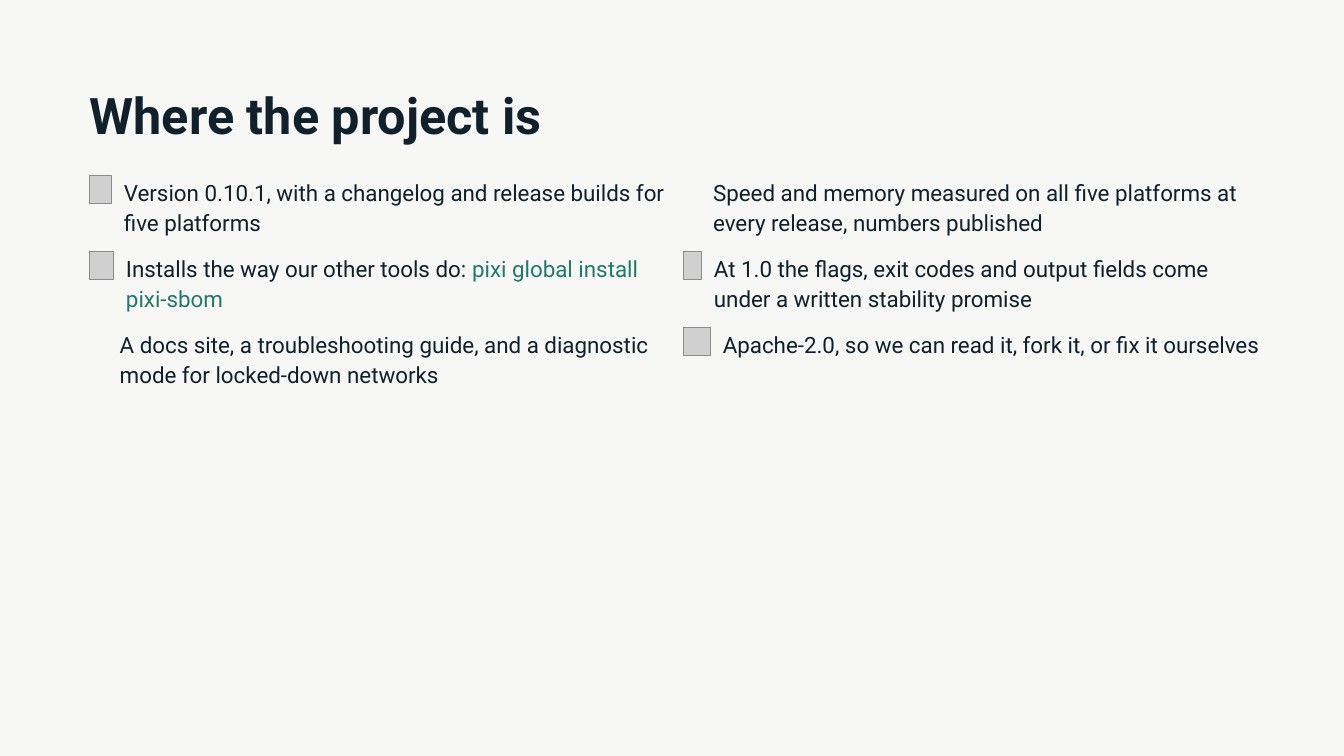
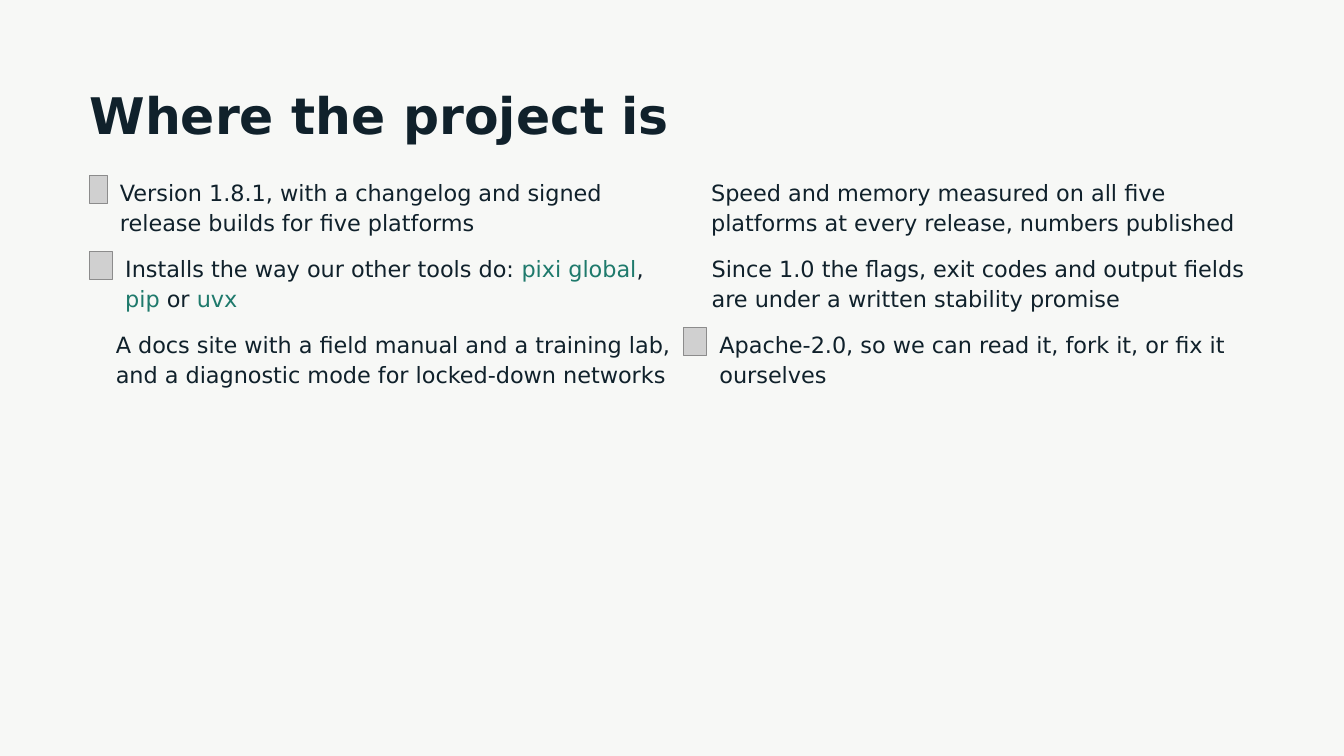
Before and after one commit to aesir-oss/pixi-sbom, a slide deck: slide 11 of docs/presentations/engineering-management/pixi-sbom-engineering.pptx. Drawn at 1344x756 pixels with LibreOffice and Linux fonts; fonts in the diff are those of the drawing; grey boxes stand for pictures; background and template pictures are left out. Boxes give left, top, right and bottom in pixels: in the first picture for what was removed or moved away, otherwise in the second. Text is boxed around its words. In the diff, an @@ line names an element or a change of style, - is before the commit and + after.

```diff
--- a/docs/presentations/engineering-management/pixi-sbom-engineering.pptx
+++ b/docs/presentations/engineering-management/pixi-sbom-engineering.pptx
@@ font Roboto to DejaVu Sans in 3 elements at [711,184,1235,236], [719,336,1225,384], [90,95,669,145] @@
@@ picture: place and size @@
-picture at [90,175,112,204]
+picture at [90,175,108,204]
@@ text at [120,184,602,236]: text changed; font Roboto to DejaVu Sans @@
-Version 0.10.1, with a changelog and release builds for five platforms
+Version 1.8.1, with a changelog and signed release builds for five platforms
@@ text at [125,260,643,312]: text changed; font Roboto to DejaVu Sans @@
-Installs the way our other tools do: pixi global install pixi-sbom
+Installs the way our other tools do: pixi global, pip or uvx
@@ picture removed at [684,252,702,280] @@
@@ text at [712,260,1244,312]: text changed; font Roboto to DejaVu Sans @@
-At 1.0 the flags, exit codes and output fields come under a written stability promise
+Since 1.0 the flags, exit codes and output fields are under a written stability promise
@@ picture: place and size @@
-picture at [684,328,711,356]
+picture at [684,328,707,356]
@@ text at [116,336,670,388]: text changed; font Roboto to DejaVu Sans @@
-A docs site, a troubleshooting guide, and a diagnostic mode for locked-down networks
+A docs site with a field manual and a training lab, and a diagnostic mode for locked-down networks
```
Also in this commit, not shown: 10 other slides changed, 1 slide added, 1 slide removed, 16 other files.
